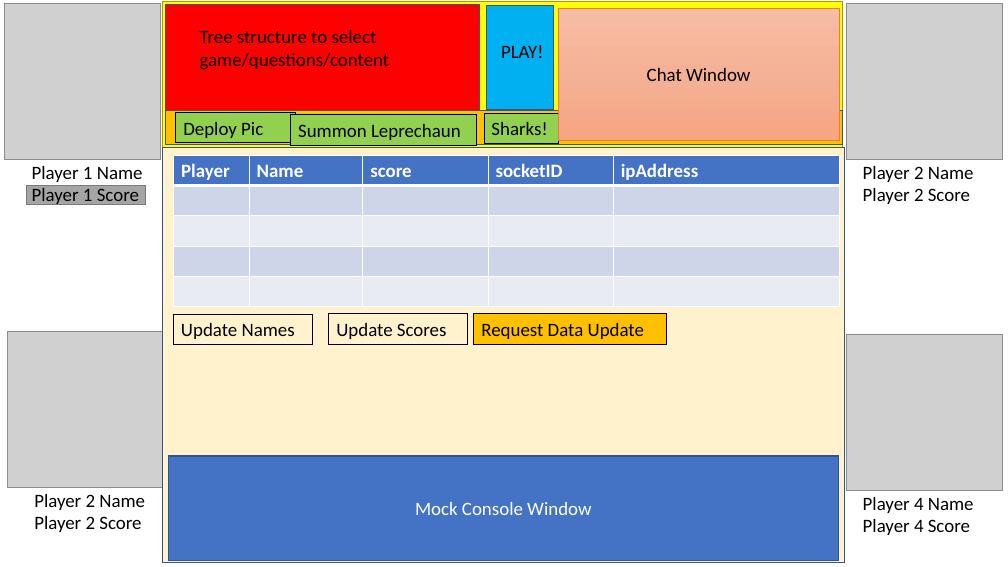
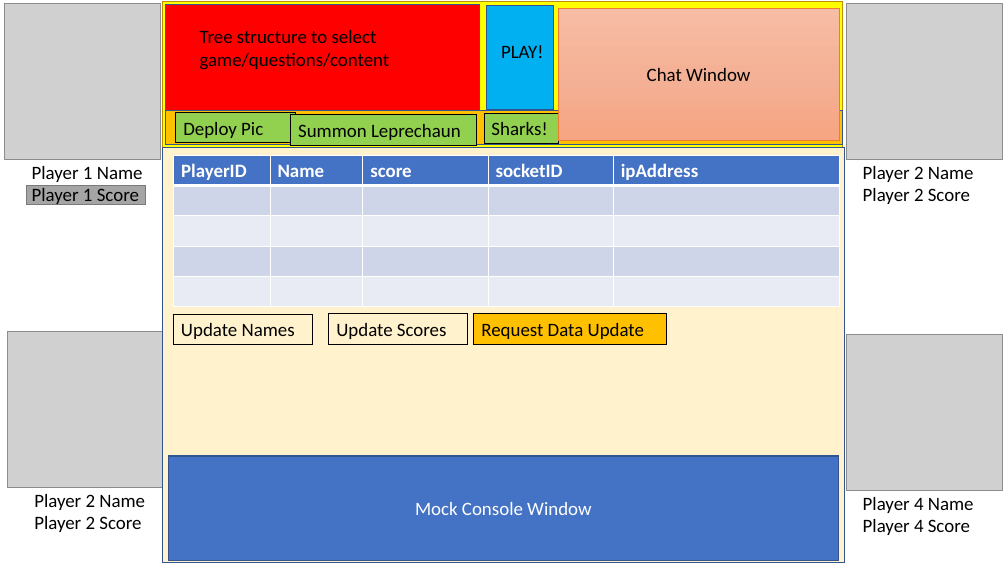
Before and after one commit to GeoffSpielman/Gameshow_Website, a slide deck: slide 4 of Not_Shared/Ideas.pptx. Drawn at 1008x567 pixels with LibreOffice and Linux fonts; fonts in the diff are those of the drawing; grey boxes stand for pictures. Boxes give left, top, right and bottom in pixels: in the first picture for what was removed or moved away, otherwise in the second. Text is boxed around its words. In the diff, an @@ line names an element or a change of style, - is before the commit and + after.

```diff
--- a/Not_Shared/Ideas.pptx
+++ b/Not_Shared/Ideas.pptx
@@ table at [174, 155, 842, 306] @@
-row 1, column 1: Player
+row 1, column 1: PlayerID
```
Also in this commit, not shown: 2 slides added, 6 other files.
